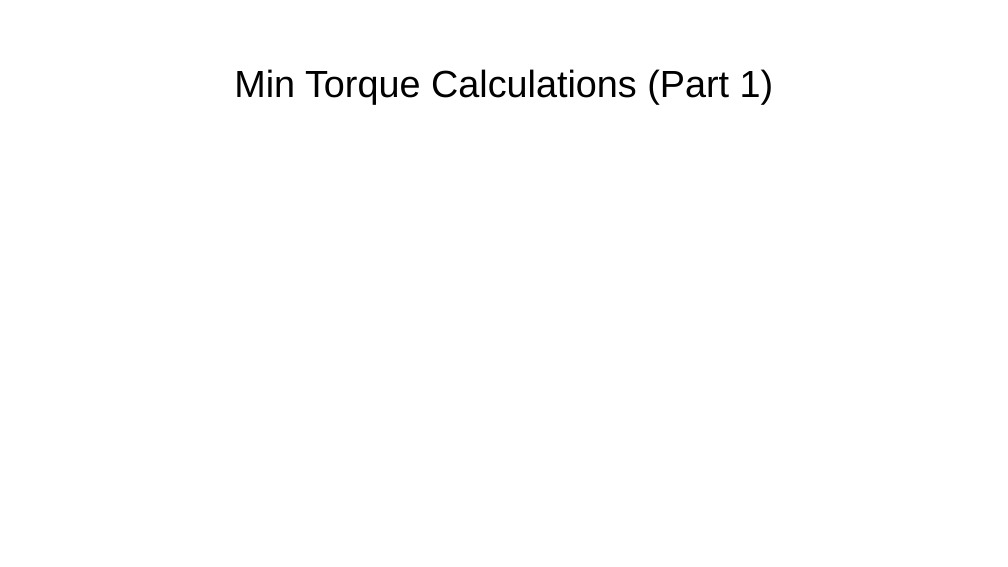
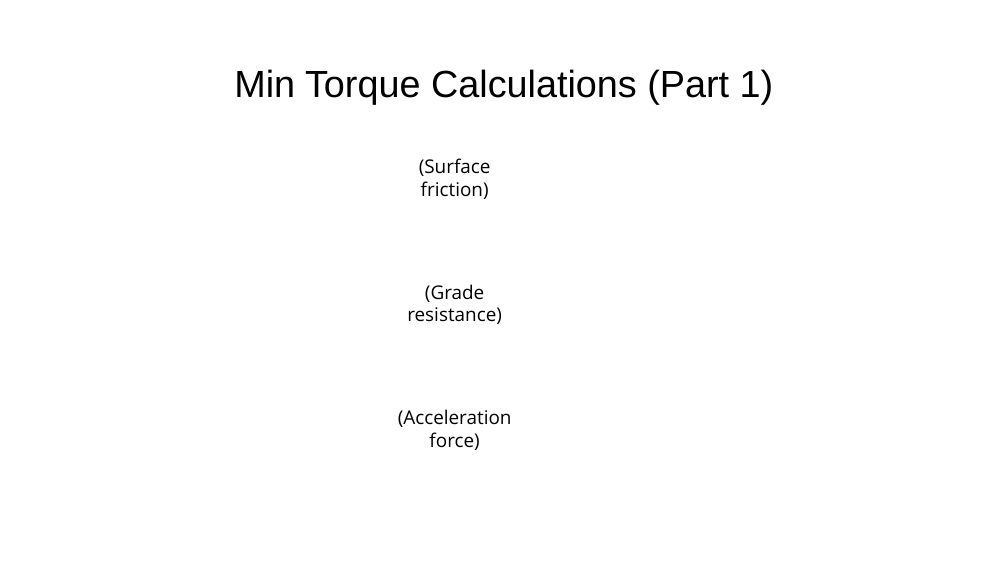
Before and after one commit to extinguishergeeks/xtinguisher.github.io, a slide deck: slide 5 of Tank Calculations.pptx. Drawn at 1008x567 pixels with LibreOffice and Linux fonts; fonts in the diff are those of the drawing; grey boxes stand for pictures. Boxes give left, top, right and bottom in pixels: in the first picture for what was removed or moved away, otherwise in the second. Text is boxed around its words. In the diff, an @@ line names an element or a change of style, - is before the commit and + after.

```diff
--- a/Tank Calculations.pptx
+++ b/Tank Calculations.pptx
@@ text added at <box>419,158,491,199</box>, 18 pt, text #000000 @@
+(Surface friction)
@@ text added at <box>407,284,502,324</box>, 18 pt, text #000000 @@
+(Grade resistance)
@@ text added at <box>398,409,512,450</box>, 18 pt, text #000000 @@
+(Acceleration force)
```
Also in this commit, not shown: 1 other slide changed.
